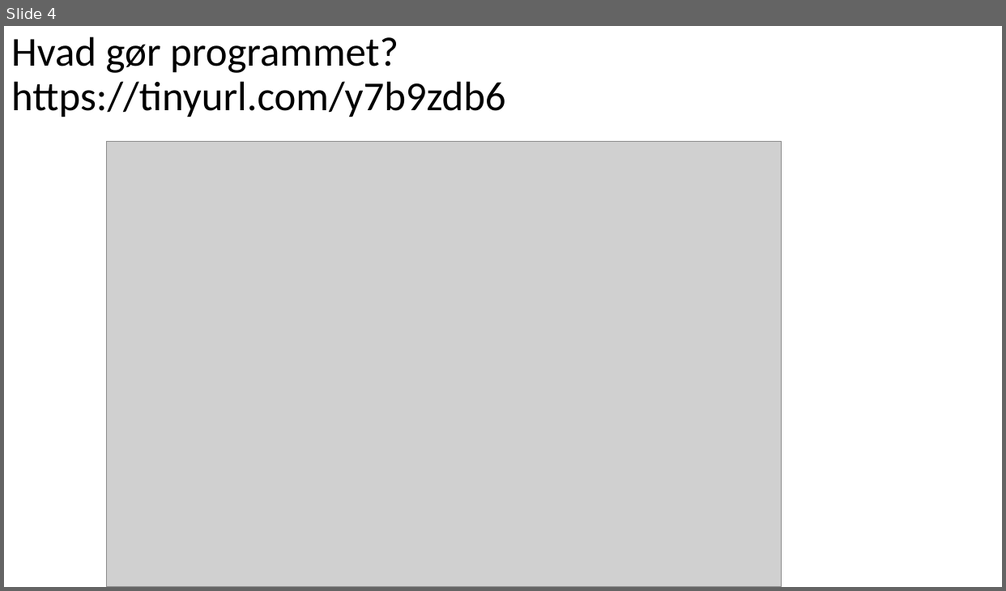
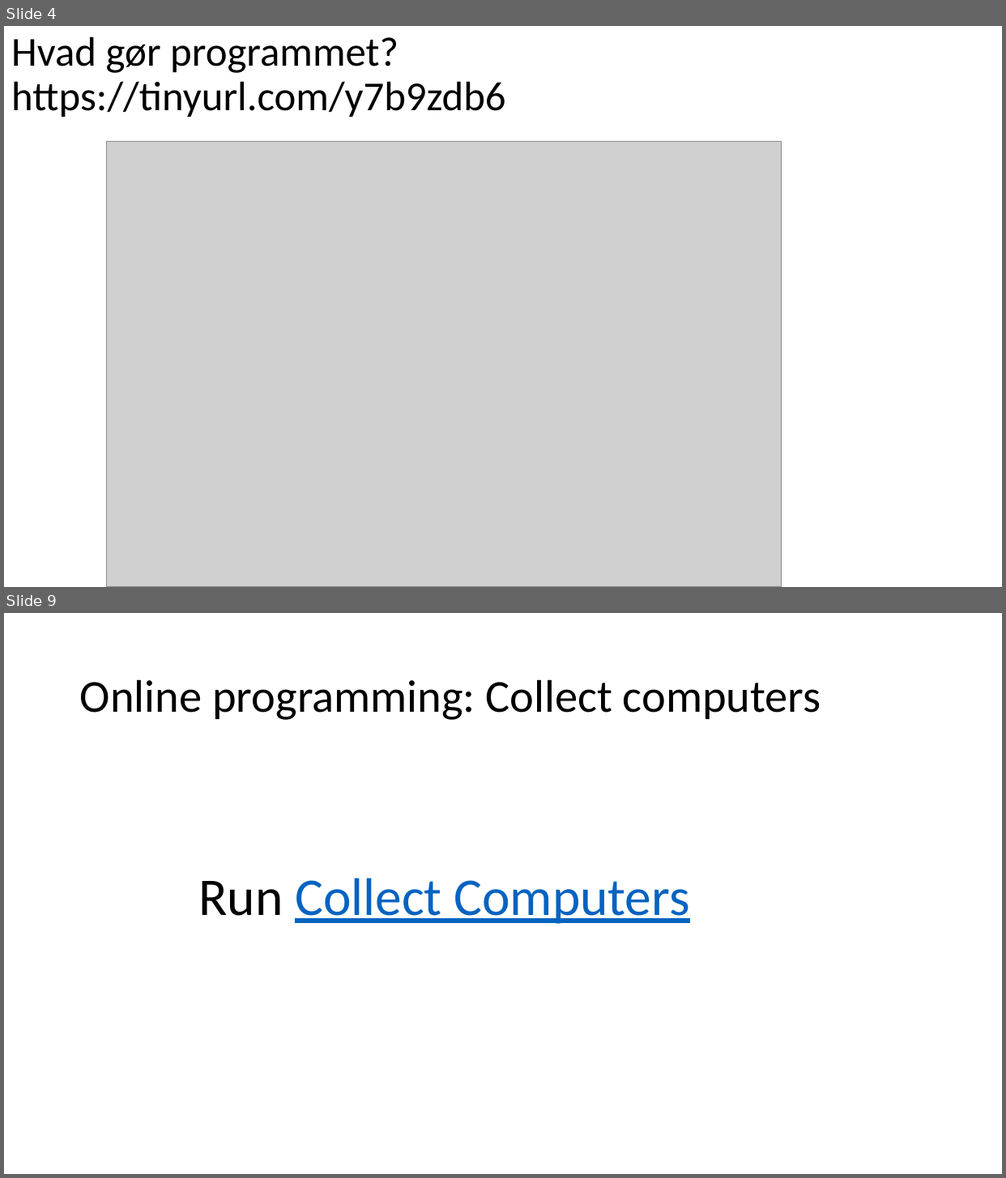
Before and after one commit to fisterloegsovs/pop22, a slide deck: lectures/1.3Scratch/lecture.pptx. Shown one above the other, each under a label of ours: slide 4 before the commit, slides 4 and 9 after it; the slides between them are not shown. The pictures are 1006x591 and 1006x1178 pixels, drawn with LibreOffice and Linux fonts; fonts in the diff are those of the drawing; grey boxes stand for pictures. Boxes give left, top, right and bottom in pixels: in the first picture for what was removed or moved away, otherwise in the second. Text is boxed around its words. In the diff, an @@ line names an element or a change of style, - is before the commit and + after.

```diff
--- a/lectures/1.3Scratch/lecture.pptx
+++ b/lectures/1.3Scratch/lecture.pptx
@@ slide 9 added at [4, 613, 1002, 1174], background #FFFFFF @@
@@ title added at [80, 679, 821, 720], 44 pt, text #000000 @@
+Online programming: Collect computers
@@ text added at [198, 878, 689, 924], 51 pt, text #0563C1, underline @@
+Run Collect Computers
```
Also in this commit, not shown: 9 other slides added, 1 slide removed, 4 other files.
